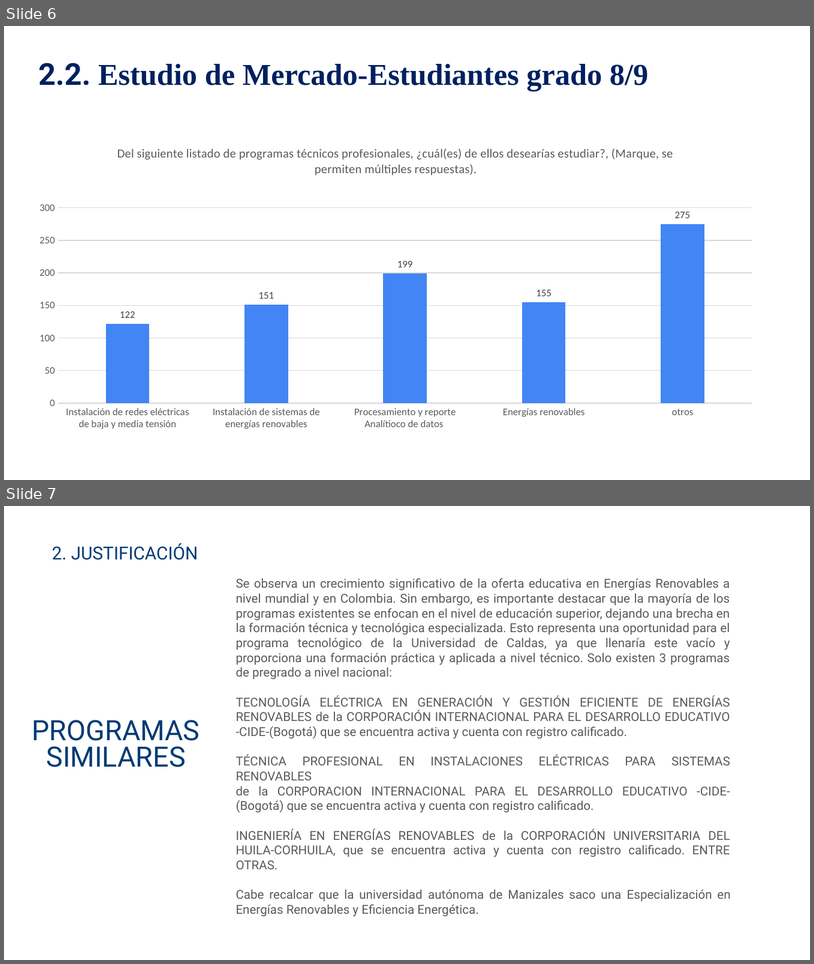
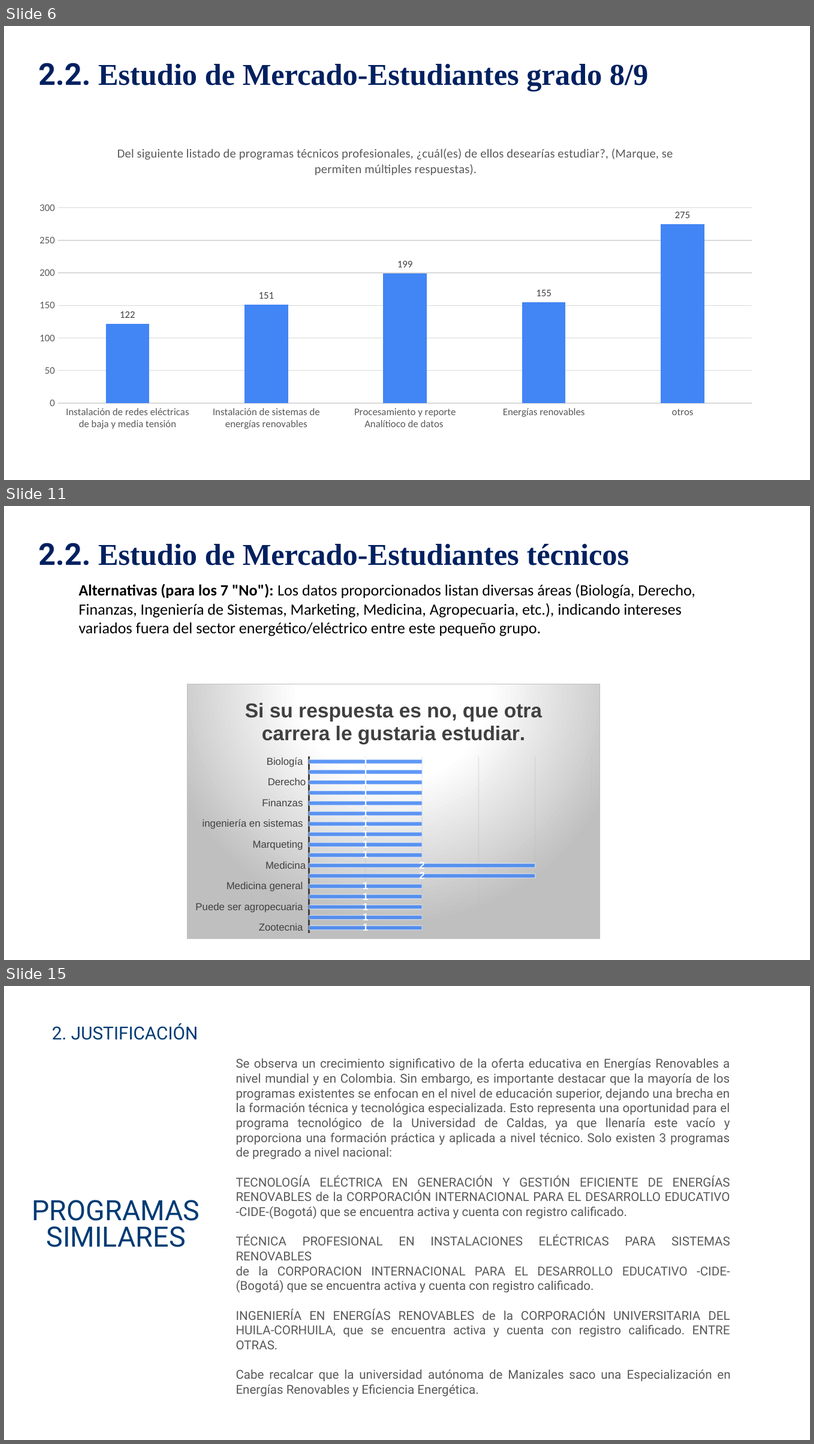
Before and after one commit to DanielVickG87/TECNOLOGIA_ELECTRICA_EN_GENERACION_Y_GESTION_EFICIENTE_DE_ENERGIAS_RENOVABLES, a slide deck: Presentación decanatura TECNOLOGÍA ELÉCTRICA EN GENERACIÓN Y GESTIÓN EFICIENTE DE ENERGÍAS RENOVABLES.pptx. Shown one above the other, each under a label of ours: slides 6 and 7 before the commit, slides 6, 11 and 15 after it; the slides between them are not shown. The pictures are 814x964 and 814x1444 pixels, drawn with LibreOffice and Linux fonts; fonts in the diff are those of the drawing; background and template pictures are left out. Boxes give left, top, right and bottom in pixels: in the first picture for what was removed or moved away, otherwise in the second. Text is boxed around its words. In the diff, an @@ line names an element or a change of style, - is before the commit and + after.

```diff
--- a/Presentación decanatura TECNOLOGÍA ELÉCTRICA EN GENERACIÓN Y GESTIÓN EFICIENTE DE ENERGÍAS RENOVABLES.pptx
+++ b/Presentación decanatura TECNOLOGÍA ELÉCTRICA EN GENERACIÓN Y GESTIÓN EFICIENTE DE ENERGÍAS RENOVABLES.pptx
@@ slide 11 added at bbox=[4, 506, 810, 960], background picture (left out) @@
@@ text added at bbox=[38, 543, 630, 565], 27 pt, text #002060, bold @@
+2.2. Estudio de Mercado-Estudiantes técnicos
@@ text added at bbox=[79, 583, 696, 636], 14 pt, text #000000 @@
+Alternativas (para los 7 "No"): Los datos proporcionados listan diversas áreas (Biología, Derecho, Finanzas, Ingeniería de Sistemas, Marketing, Medicina, Agropecuaria, etc.), indicando intereses variados fuera del sector energético/eléctrico entre este pequeño grupo.
@@ bar stacked chart added at bbox=[187, 684, 601, 939] @@
+title "Si su respuesta es no, que otra carrera le gustaria estudiar. "
+categories: Biología , Cosmetologia , Derecho, Dermatología , Finanzas , Idiomas , ingeniería en sistemas , Ingeniero en sistema, Marqueting , Mecatrónica , Medicina, Medicina , Medicina general , Negocios internacionales, diseño de modas o algo relacionado , Puede ser agropecuaria , Veterinaria y zootecnia , Zootecnia 
+Series 1: 1, 1, 1, 1, 1, 1, 1, 1, 1, 1, 2, 2, 1, 1, 1, 1, 1
@@ what was slide 7 is now slide 15 @@
```
Also in this commit, not shown: 7 other slides added, 1 slide removed, 3 other files.
